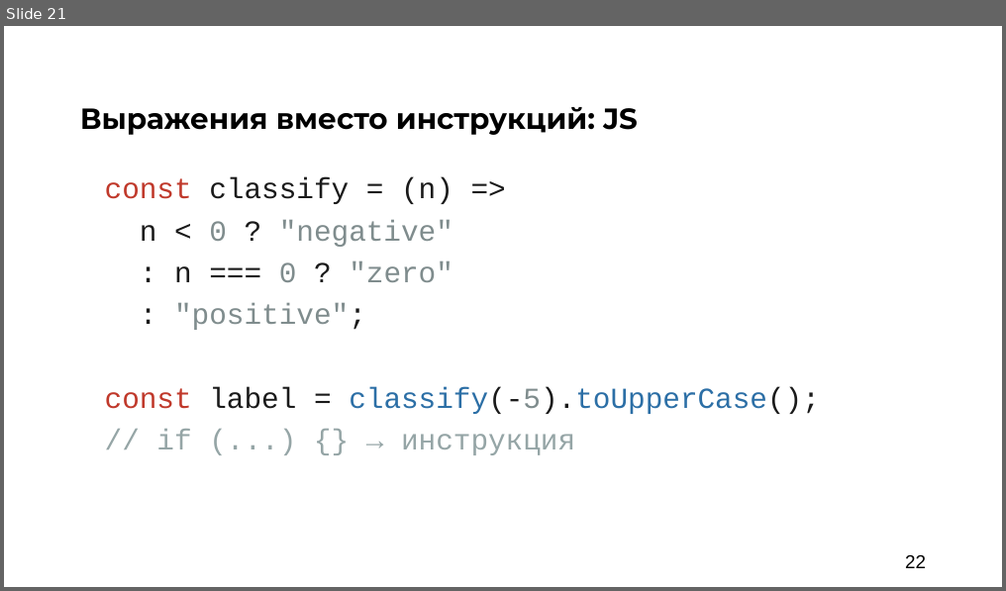
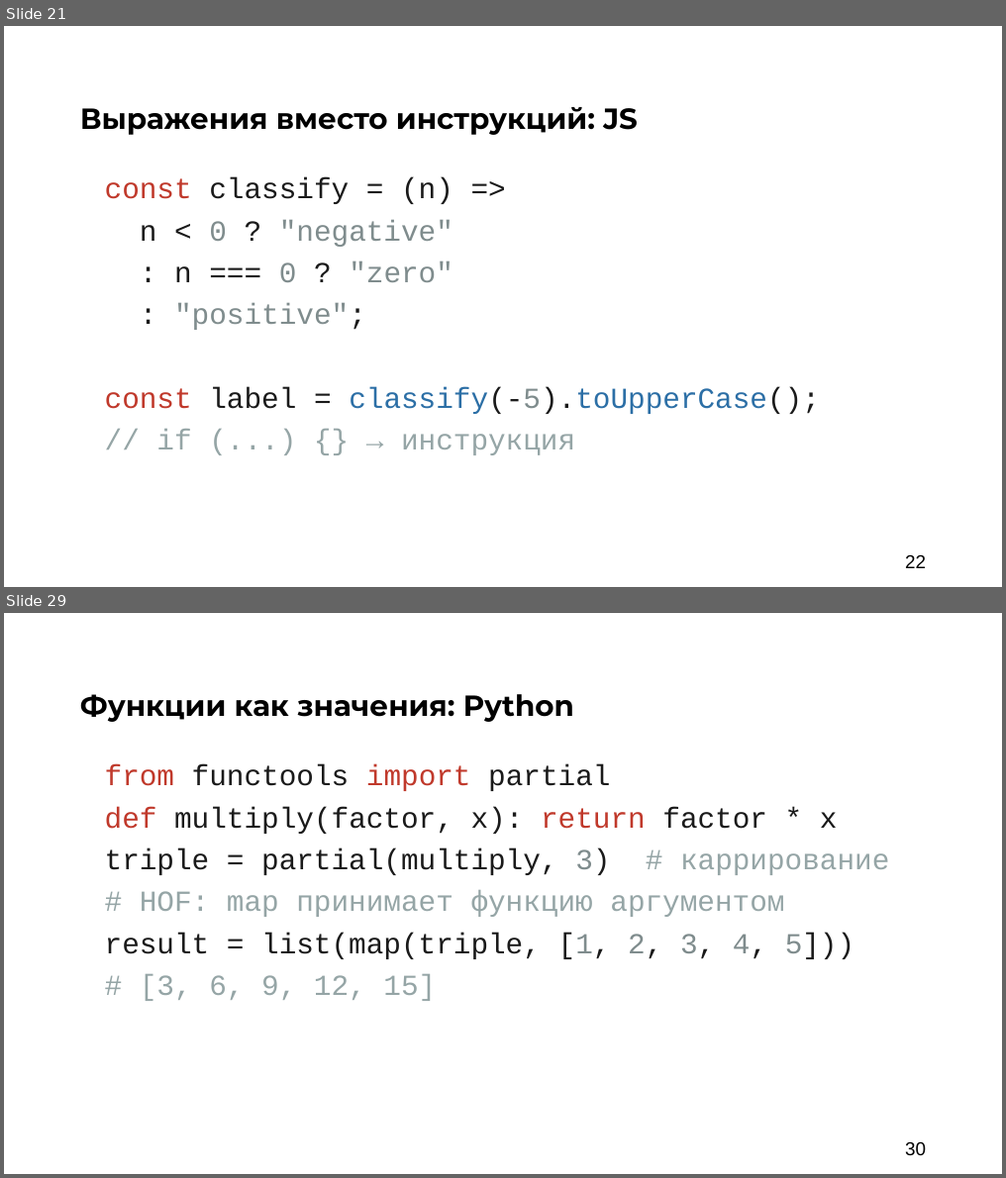
Before and after one commit to argent-smith/presentations, a slide deck: FP_Talk_2026/nastachku/final_presentation.pptx. Shown one above the other, each under a label of ours: slide 21 before the commit, slides 21 and 29 after it; the slides between them are not shown. The pictures are 1006x591 and 1006x1178 pixels, drawn with LibreOffice and Linux fonts; fonts in the diff are those of the drawing; background and template pictures are left out. Boxes give left, top, right and bottom in pixels: in the first picture for what was removed or moved away, otherwise in the second. Text is boxed around its words. In the diff, an @@ line names an element or a change of style, - is before the commit and + after.

```diff
--- a/FP_Talk_2026/nastachku/final_presentation.pptx
+++ b/FP_Talk_2026/nastachku/final_presentation.pptx
@@ slide 29 added at bbox=[4, 613, 1002, 1174], background #FFFFFF @@
@@ text added at bbox=[80, 694, 574, 722], 28 pt, text #000000, bold @@
+Функции как значения: Python
@@ text added at bbox=[105, 764, 889, 1001], 28 pt, text #1A1A1A @@
+from functools import partial
+def multiply(factor, x): return factor * x
+triple = partial(multiply, 3) # каррирование
+# HOF: map принимает функцию аргументом
+result = list(map(triple, [1, 2, 3, 4, 5]))
+# [3, 6, 9, 12, 15]
@@ page number added at bbox=[905, 1142, 926, 1156], 18 pt, text #000000 @@
+30
```
Also in this commit, not shown: 1 slide changed, 10 other slides added, 1 other file.
